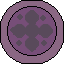
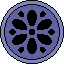
Layers edited between the first and the second w=64, h=64 image:
removed layer "symbol_exz copy" over [10, 10, 53, 52]
added layer "feeling 2" above "feeling" over [9, 10, 55, 54]
added layer "decision base" above "sensing" over [0, 0, 64, 64]
removed layer "base" over [0, 0, 64, 64]
